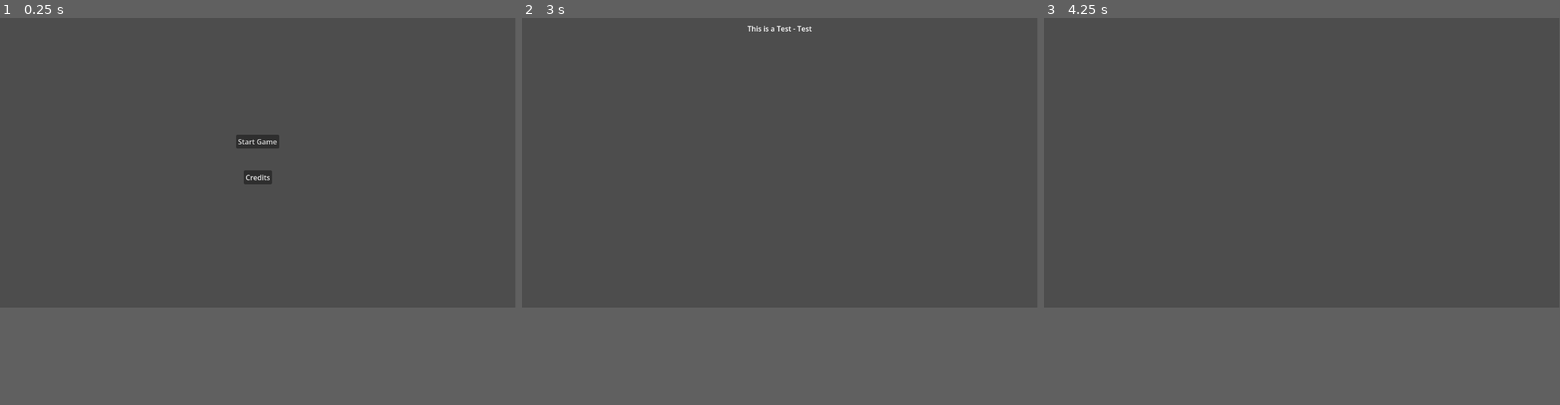
Above: before the commit, frames 1-3 (left to right).
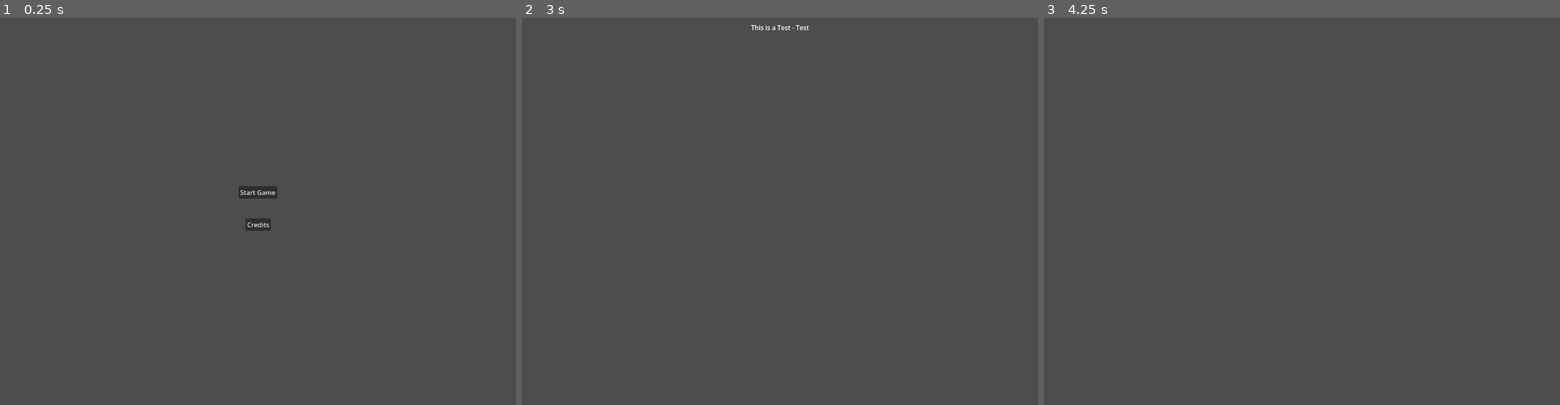
Above: after the commit, the same moments.

Repository: thecaptaincarrot/GMTK2026
Game: Godot game, scene res://main.tscn
Same seed, same stepped clock (60 frames per second), same inputs: the game is played once before the commit and once after it.
Inputs:
- Up to frame 1 (0.25 s): no input
- Up to frame 2 (3 s): click "Start Game" at 0.5 s; click "Start Game" at 1.25 s; click "Start Game" at 2 s; click "Credits" at 2.75 s
- Up to frame 3 (4.25 s): tap Enter at 3.5 s
The window is 799x449 before the commit and 800x600 after it. Grey fills any space a smaller window leaves; there, only what the larger window draws over its background counts as a difference.

The runs differ from the first frame. In frame 1, 0.8% of the frame differs, in the area x 45-55%, y 30-55%; in frame 2, 0.1%; in frame 3, only the window size differs.

Commit message:
skeleton of the world
I'm probably overthinking a lot of this but I think I have a good enough idea to call it for tonight.

Diff:
--- a/project.godot
+++ b/project.godot
@@ -14,3 +14,8 @@
 run/main_scene="uid://c4cau8kc3a3eo"
 config/features=PackedStringArray("4.7")
 config/icon="res://icon.svg"
+
+[display]
+
+window/size/viewport_width=1280
+window/size/viewport_height=960
--- /dev/null
+++ b/scenes/entities/player.tscn
@@ -0,0 +1,8 @@
+[gd_scene format=3 uid="uid://ck5lenyq7mwgt"]
+
+[ext_resource type="Script" uid="uid://devfcxbhe50e3" path="res://scenes/entities/player_controller.gd" id="1_i722k"]
+
+[node name="Player" type="Node3D" unique_id=1497548763]
+script = ExtResource("1_i722k")
+
+[node name="Camera3D" type="Camera3D" parent="." unique_id=1567070269]
--- /dev/null
+++ b/scenes/entities/player_controller.gd
@@ -0,0 +1 @@
+extends Node3D
--- /dev/null
+++ b/scenes/game_world/GameWorld.tscn
@@ -0,0 +1,32 @@
+[gd_scene format=3 uid="uid://de6nu0xuiyida"]
+
+[ext_resource type="Script" uid="uid://clj11cr2s2157" path="res://scenes/game_world/game_world.gd" id="1_p46a1"]
+[ext_resource type="Shader" uid="uid://c37h6xp4wuuqf" path="res://scenes/game_world/skybox.gdshader" id="2_qfria"]
+[ext_resource type="PackedScene" uid="uid://ck5lenyq7mwgt" path="res://scenes/entities/player.tscn" id="3_57veo"]
+[ext_resource type="PackedScene" uid="uid://buwj6dfdhyat5" path="res://scenes/game_world/rooms/TestRoom.tscn" id="4_jamdq"]
+
+[sub_resource type="ShaderMaterial" id="ShaderMaterial_b7ym8"]
+shader = ExtResource("2_qfria")
+shader_parameter/sun_color = Color(1.253487, 0.98923135, 0.4558793, 1)
+shader_parameter/sun_size = 0.00999999977648
+shader_parameter/sun_blur = 9.644000457391481
+shader_parameter/star_density = 0.5
+shader_parameter/star_brightness = 0.72800003132012
+
+[sub_resource type="Sky" id="Sky_7522t"]
+sky_material = SubResource("ShaderMaterial_b7ym8")
+
+[sub_resource type="Environment" id="Environment_st70h"]
+background_mode = 2
+sky = SubResource("Sky_7522t")
+
+[node name="GameWorld" type="Node3D" unique_id=773402118]
+script = ExtResource("1_p46a1")
+
+[node name="WorldEnvironment" type="WorldEnvironment" parent="." unique_id=1870284894]
+environment = SubResource("Environment_st70h")
+
+[node name="Player" parent="." unique_id=1497548763 instance=ExtResource("3_57veo")]
+
+[node name="TestRoom" parent="." unique_id=419723155 instance=ExtResource("4_jamdq")]
+transform = Transform3D(1, 0, 0, 0, 1, 0, 0, 0, 1, 0, -2.2113671, -4)
--- /dev/null
+++ b/scenes/game_world/game_world.gd
@@ -0,0 +1,5 @@
+extends Node3D
+
+var _active_room:GameRoom = null
+
+@export_node_path("Node3D") var _player := NodePath("Player")
--- /dev/null
+++ b/scenes/game_world/rooms/TestRoom.tscn
@@ -0,0 +1,24 @@
+[gd_scene format=3 uid="uid://buwj6dfdhyat5"]
+
+[node name="TestRoom" type="Node3D" unique_id=419723155]
+
+[node name="Meshes" type="Node3D" parent="." unique_id=917450985]
+
+[node name="Floor" type="CSGBox3D" parent="Meshes" unique_id=1007591430]
+transform = Transform3D(1, 0, 0, 0, 1, 0, 0, 0, 1, 0, 0, 1)
+size = Vector3(8, 0.1, 5)
+
+[node name="BackWall" type="CSGBox3D" parent="Meshes" unique_id=1721578432]
+transform = Transform3D(1, 0, 0, 0, -4.371139e-08, -1, 0, 1, -4.371139e-08, 0, 1.95, -1.5500002)
+size = Vector3(8, 0.1, 4)
+
+[node name="Ceiling" type="CSGBox3D" parent="Meshes" unique_id=174742736]
+transform = Transform3D(1, 0, 0, 0, -1, 8.742278e-08, 0, -8.742278e-08, -1, 0, 3.95, 0.4499998)
+size = Vector3(8, 0.1, 4)
+
+[node name="OmniLight3D" type="OmniLight3D" parent="." unique_id=832251037]
+transform = Transform3D(1, 0, 0, 0, 1, 0, 0, 0, 1, 0, 1.6623755, 0.19578981)
+light_energy = 2.0
+light_volumetric_fog_energy = 0.0
+
+[node name="PlayerPositions" type="Node3D" parent="." unique_id=1423916037]
--- /dev/null
+++ b/scenes/game_world/rooms/game_room.gd
@@ -0,0 +1,4 @@
+extends Node3D
+class_name GameRoom
+
+@onready var _player_positions_node = $PlayerPositions
--- /dev/null
+++ b/scenes/game_world/skybox.gdshader
@@ -0,0 +1,38 @@
+shader_type sky;
+
+// property of larpreii (spacereii), feel free
+// to use this in your own projects and get rid
+// of this comment if you're mean
+
+uniform vec3 sun_color : source_color = vec3(10.0, 10.0, 10.0); // the color of the sun, and it's intensity
+uniform float sun_size : hint_range(0.01, 1.0) = 0.05; // self-explanatory
+uniform float sun_blur : hint_range(0.01, 20.0) = 0.01; // the sun's edge softness (recommended to be about 0.05 or 0.2)
+
+uniform float star_density : hint_range(0.01, 1.0) = 0.5; // scale for the stars grid
+uniform float star_brightness : hint_range(0.1, 5.0) = 1.2; // Multiplier for the light's intensity
+
+float hash(vec3 p) {
+    p  = fract(p * 0.1031);
+    p += dot(p, p.zyx + 31.32);
+    return fract((p.x + p.y) * p.z);
+}
+
+void sky() {
+    vec3 dir = EYEDIR; // direction of the camera
+
+    float cos_theta = dot(dir, LIGHT0_DIRECTION); // alignment between view and direction of sun
+    float sun_disc = smoothstep(1.0 - sun_size, 1.0 - sun_size + (sun_blur * 0.001), cos_theta);
+    vec3 final_sun = sun_disc * sun_color;
+
+    vec3 star_grid = floor(dir * 200.0 * star_density); // the grid for star placement
+    float star_noise = hash(star_grid); // random value per cell ^^^
+    vec3 stars = vec3(0.0);
+
+    if (star_noise > 0.995) {
+        float star_intensity = pow(hash(star_grid + 0.5), 10.0) * star_brightness;
+        stars = vec3(star_intensity);
+    }
+
+    stars *= (1.0 - sun_disc); // stops stars from rendering inside the sun
+    COLOR = stars;
+}
Not shown, added: scenes/entities/player_controller.gd.uid
Not shown, added: scenes/game_world/game_world.gd.uid
Not shown, added: scenes/game_world/rooms/game_room.gd.uid
Not shown, added: scenes/game_world/skybox.gdshader.uid
